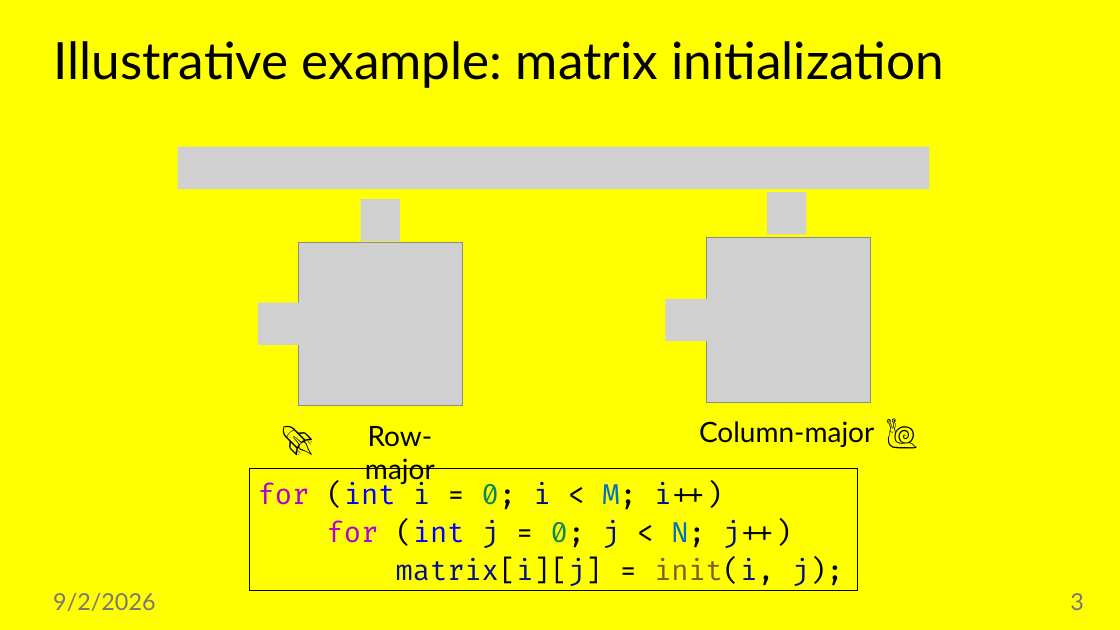
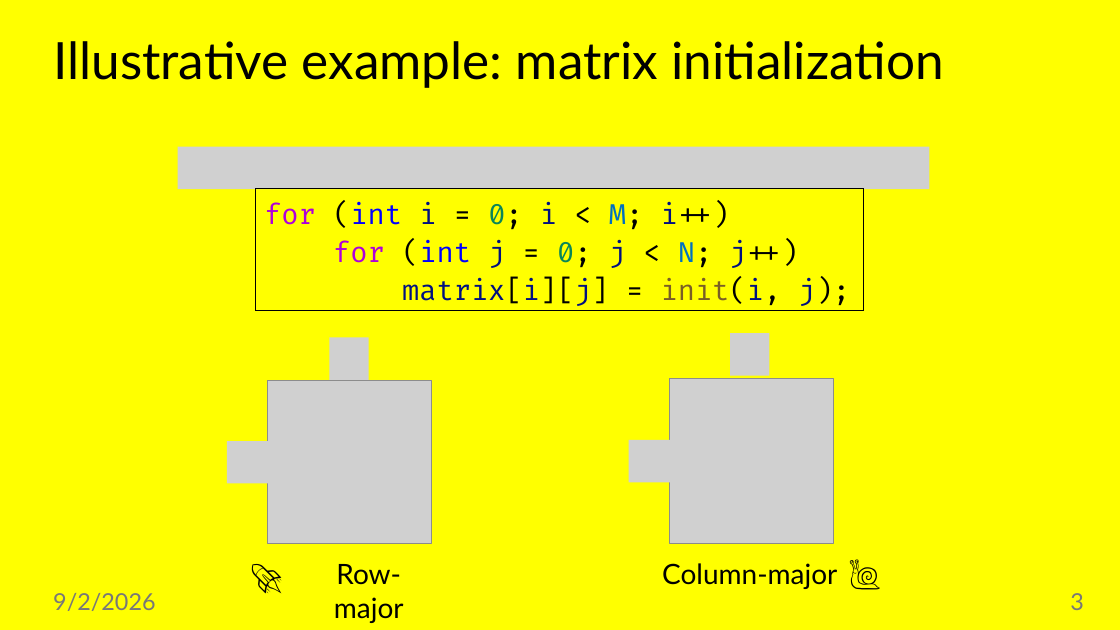
Before and after one commit to jiriklepl/phd-thesis, a slide deck: slide 3 of slides/Optimizing Memory Layouts and Traversal Orders in High-Performance Computing.pptx. Drawn at 1120x630 pixels with LibreOffice and Linux fonts; fonts in the diff are those of the drawing; grey boxes stand for pictures. Boxes give left, top, right and bottom in pixels: in the first picture for what was removed or moved away, otherwise in the second. Text is boxed around its words. In the diff, an @@ line names an element or a change of style, - is before the commit and + after.

```diff
--- a/slides/Optimizing Memory Layouts and Traversal Orders in High-Performance Computing.pptx
+++ b/slides/Optimizing Memory Layouts and Traversal Orders in High-Performance Computing.pptx
@@ rectangle "for (int i = 0; ...": place and size @@
-rectangle "for (int i = 0; ..." at (250, 468, 858, 591)
+rectangle "for (int i = 0; ..." at (256, 188, 865, 311)
@@ picture removed at (360, 199, 400, 241) @@
@@ picture removed at (767, 192, 807, 234) @@
@@ picture removed at (665, 299, 712, 341) @@
@@ picture removed at (258, 302, 305, 344) @@
@@ picture added at (329, 338, 369, 380) @@
@@ picture added at (730, 334, 770, 376) @@
@@ picture added at (227, 441, 274, 483) @@
@@ picture added at (628, 440, 676, 482) @@
@@ 2 texts, 1 picture: place and size @@
-2 texts, 1 picture at (266, 243, 463, 485)
+2 texts, 1 picture at (235, 381, 432, 623)
@@ 2 texts, 1 picture: place and size @@
-2 texts, 1 picture at (699, 237, 933, 455)
+2 texts, 1 picture at (662, 379, 897, 596)
```
Also in this commit, not shown: 16 other slides changed.
